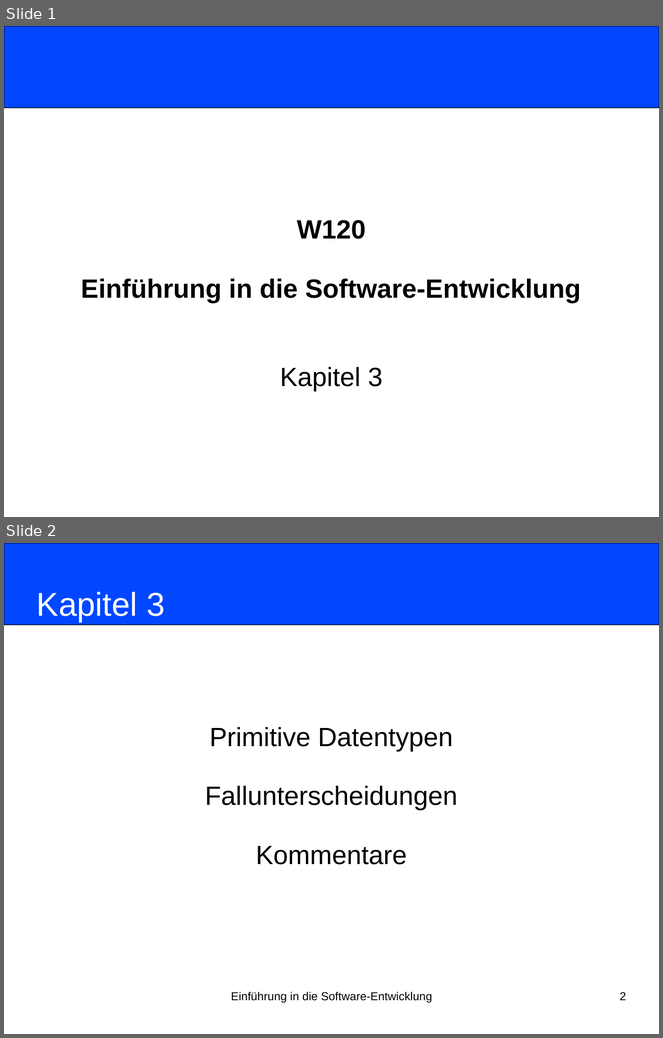
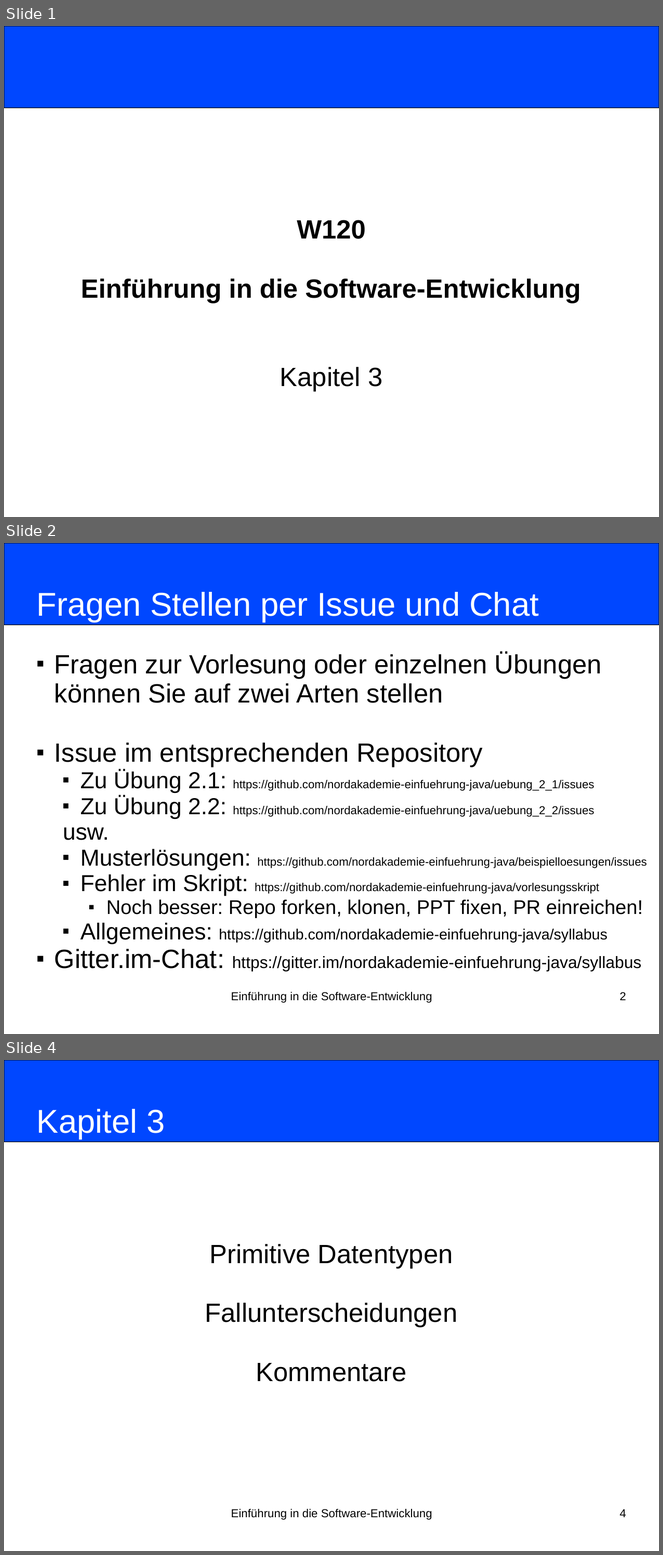
Before and after one commit to nordakademie-einfuehrung-java/vorlesungsskript, a slide deck: folien/Semester_03_Termin_03_Kapitel03.ppt. Shown one above the other, each under a label of ours: slides 1 and 2 before the commit, slides 1, 2 and 4 after it; the slides between them are not shown. The pictures are 663x1038 and 663x1555 pixels, drawn with LibreOffice and Linux fonts; fonts in the diff are those of the drawing. Boxes give left, top, right and bottom in pixels: in the first picture for what was removed or moved away, otherwise in the second. Text is boxed around its words. In the diff, an @@ line names an element or a change of style, - is before the commit and + after.

Commit message:
added GitHub lecture-in-lecture slides

```diff
--- a/folien/Semester_03_Termin_03_Kapitel03.ppt
+++ b/folien/Semester_03_Termin_03_Kapitel03.ppt
@@ slide 2 added at <box>4,543,659,1034</box>, background #FFFFFF @@
@@ rounded rectangle added at <box>4,543,659,625</box>, fill #0047FF, outline #000000 0.74 pt @@
@@ title added at <box>37,592,539,622</box>, 40 pt, text #FFFFFF @@
+Fragen Stellen per Issue und Chat
@@ subtitle added at <box>54,652,647,971</box>, 14 pt, text #000000 @@
+■ Fragen zur Vorlesung oder einzelnen Übungen können Sie auf zwei Arten stellen
+■ Issue im entsprechenden Repository
+  ■ Zu Übung 2.1: https://github.com/nordakademie-einfuehrung-java/uebung_2_1/issues
+  ■ Zu Übung 2.2: https://github.com/nordakademie-einfuehrung-java/uebung_2_2/issues
+  usw.
+  ■ Musterlösungen: https://github.com/nordakademie-einfuehrung-java/beispielloesungen/issues
+  ■ Fehler im Skript: https://github.com/nordakademie-einfuehrung-java/vorlesungsskript
+    ■ Noch besser: Repo forken, klonen, PPT fixen, PR einreichen!
+  ■ Allgemeines: https://github.com/nordakademie-einfuehrung-java/syllabus
+■ Gitter.im-Chat: https://gitter.im/nordakademie-einfuehrung-java/syllabus
@@ text added at <box>231,992,432,1003</box>, 14 pt, text #000000 @@
+Einführung in die Software-Entwicklung
@@ page number added at <box>620,992,626,1001</box>, 14 pt, text #000000 @@
+2
@@ what was slide 2 is now slide 4 @@
@@ page number at <box>620,1509,626,1518</box>: text changed @@
-2
+4
```
Also in this commit, not shown: 1 other slide added, 4 other files.
